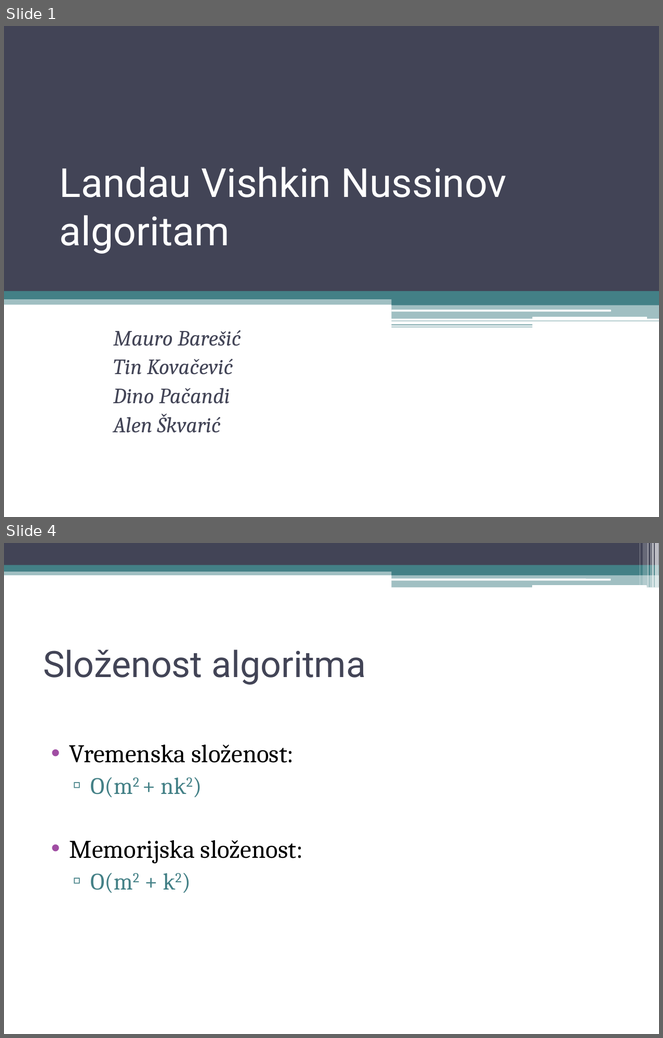
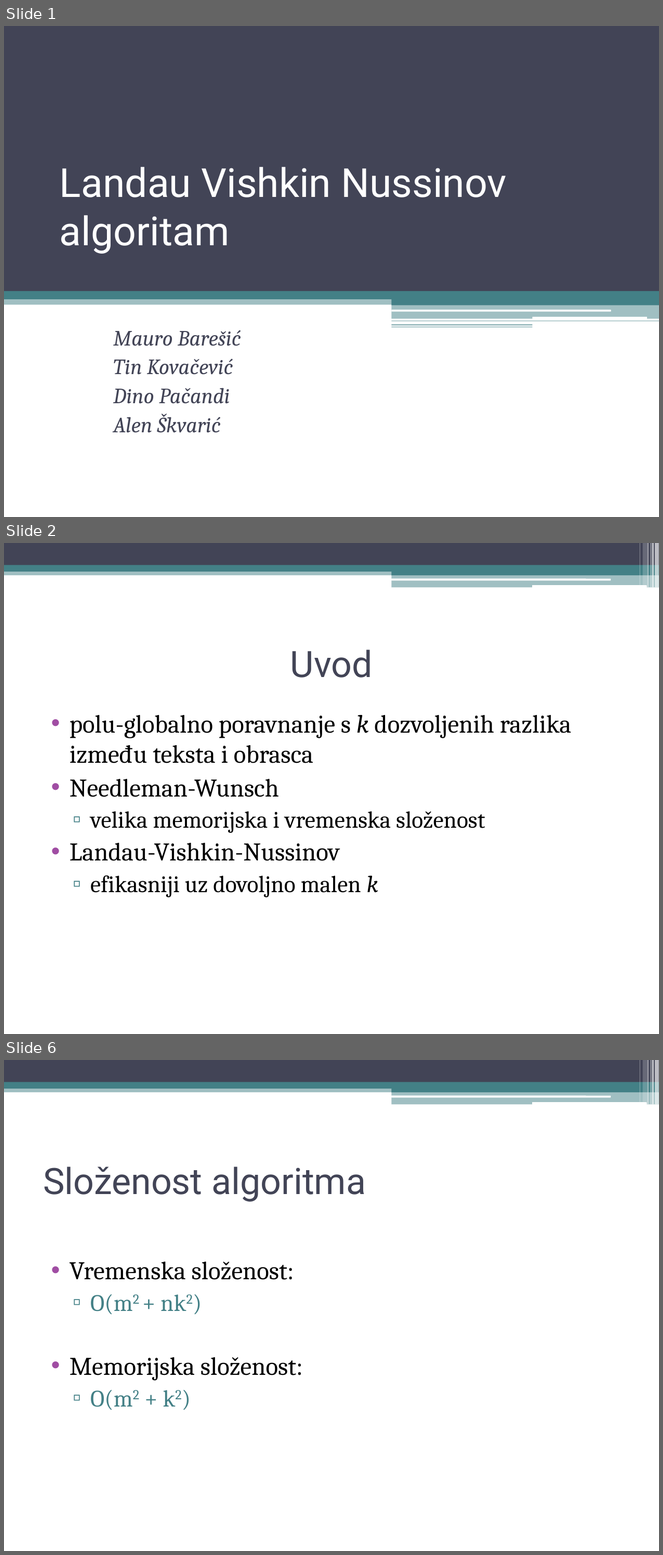
Before and after one commit to MauroBaresic/bioinf-string-matching-with-k-differences, a slide deck: Landau Vishkin Nussinov.pptx. Shown one above the other, each under a label of ours: slides 1 and 4 before the commit, slides 1, 2 and 6 after it; the slides between them are not shown. The pictures are 663x1038 and 663x1555 pixels, drawn with LibreOffice and Linux fonts; fonts in the diff are those of the drawing. Boxes give left, top, right and bottom in pixels: in the first picture for what was removed or moved away, otherwise in the second. Text is boxed around its words. In the diff, an @@ line names an element or a change of style, - is before the commit and + after.

```diff
--- a/Landau Vishkin Nussinov.pptx
+++ b/Landau Vishkin Nussinov.pptx
@@ slide 2 added at (4,543,659,1034), background #FFFFFF; not listed: 13 template elements that a slide beside it also shows @@
@@ title added at (291,650,373,678), 40 pt, text #424456 @@
+Uvod
@@ text added at (70,715,572,898), 28 pt, text #000000 @@
+• polu-globalno poravnanje s k dozvoljenih razlika između teksta i obrasca
+• Needleman-Wunsch
+  ▫ velika memorijska i vremenska složenost
+• Landau-Vishkin-Nussinov
+  ▫ efikasniji uz dovoljno malen k
@@ what was slide 4 is now slide 6 @@
```
Also in this commit, not shown: 3 other slides added, 2 slides removed, 1 other file.
